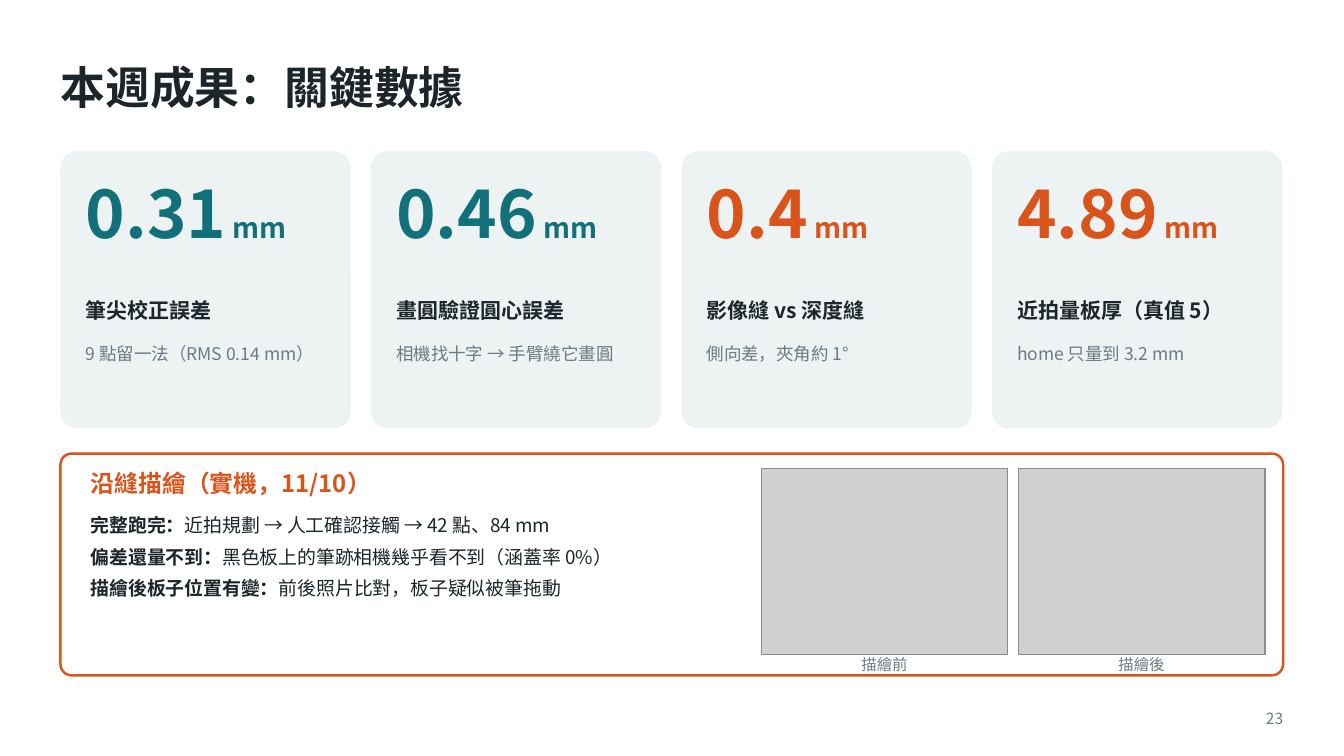
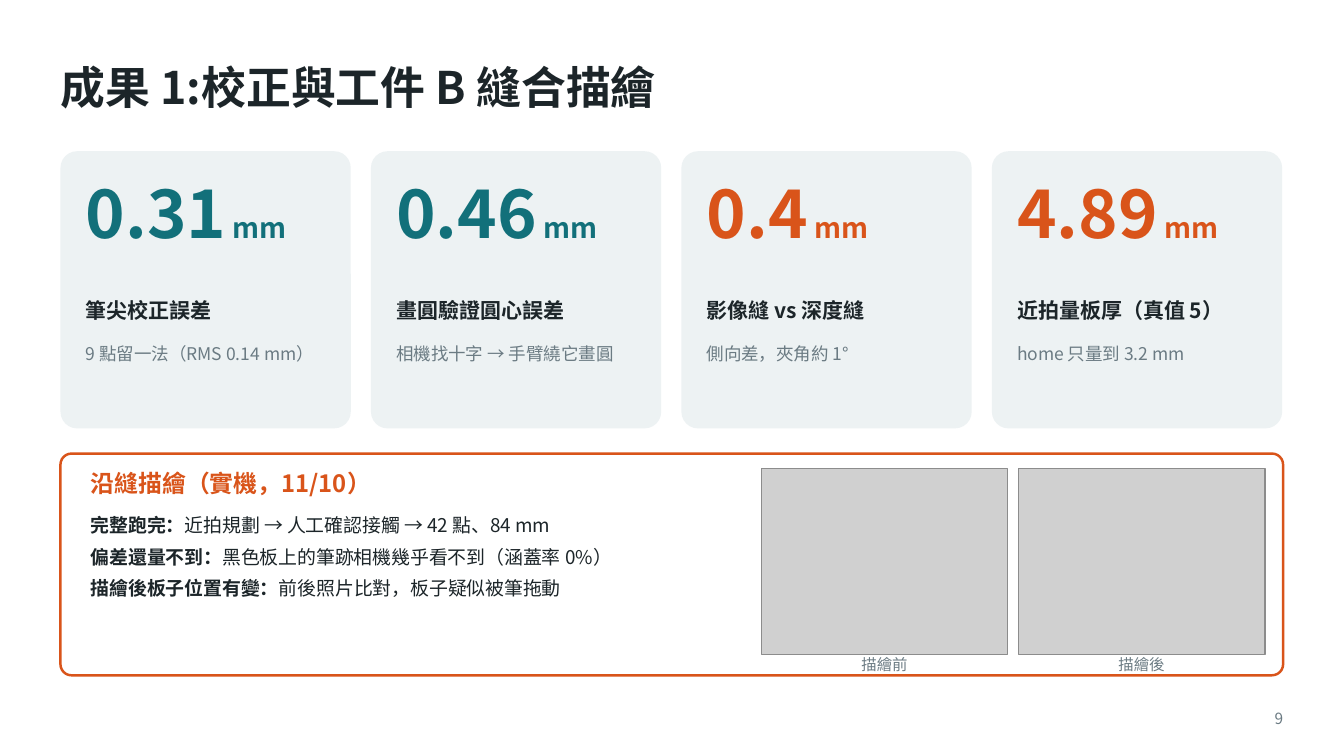
Before and after one commit to Rayyang800/PBL-path-planning, a slide deck: slide 9 of PBL專題規劃報告_三種工件版.pptx (slide 23 before the commit). Drawn at 1344x756 pixels with LibreOffice and Linux fonts; fonts in the diff are those of the drawing; grey boxes stand for pictures. Boxes give left, top, right and bottom in pixels: in the first picture for what was removed or moved away, otherwise in the second. Text is boxed around its words. In the diff, an @@ line names an element or a change of style, - is before the commit and + after.

```diff
--- a/PBL專題規劃報告_三種工件版.pptx
+++ b/PBL專題規劃報告_三種工件版.pptx
@@ title at (60,65,656,109): text changed @@
-本週成果：關鍵數據
+成果 1:校正與工件 B 縫合描繪
@@ page number at (1275,712,1284,724): text changed @@
-23
+9
```
Also in this commit, not shown: 9 other slides changed, 12 slides added, 1 slide removed, 26 other files.
